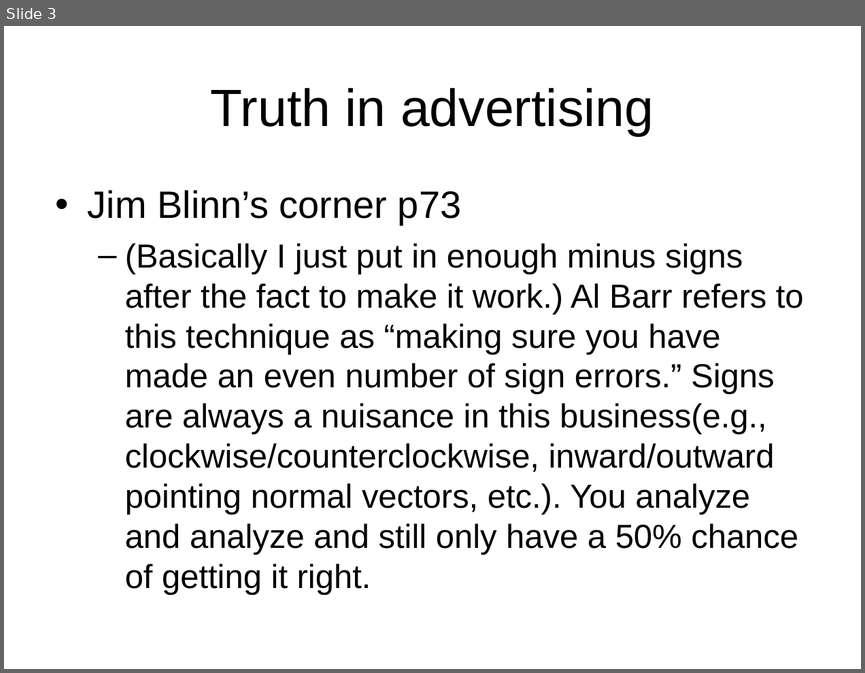
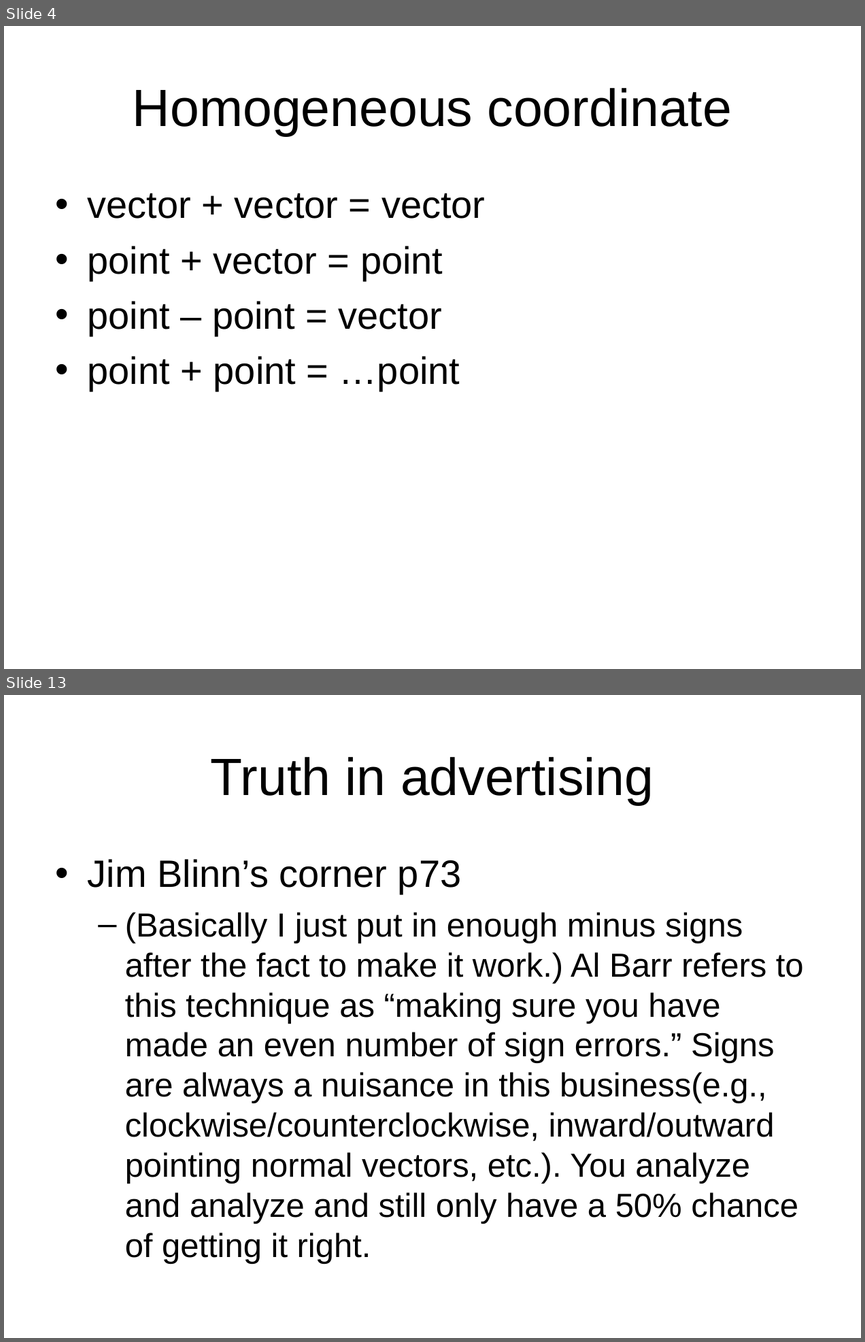
Before and after one commit to ianslayer/gpu_course, a slide deck: course3/Course3.ppt. Shown one above the other, each under a label of ours: slide 3 before the commit, slides 4 and 13 after it; the slides between them are not shown. The pictures are 865x673 and 865x1342 pixels, drawn with LibreOffice and Linux fonts; fonts in the diff are those of the drawing. Boxes give left, top, right and bottom in pixels: in the first picture for what was removed or moved away, otherwise in the second. Text is boxed around its words. In the diff, an @@ line names an element or a change of style, - is before the commit and + after.

```diff
--- a/course3/Course3.ppt
+++ b/course3/Course3.ppt
@@ slide 4 added at (x1=4, y1=26, x2=861, y2=669), background #FFFFFF @@
@@ title added at (x1=133, y1=88, x2=732, y2=136), 44 pt, text #000000 @@
+Homogeneous coordinate
@@ text added at (x1=88, y1=193, x2=485, y2=391), 32 pt, text #000000 @@
+• vector + vector = vector
+• point + vector = point
+• point – point = vector
+• point + point = …point
@@ what was slide 3 is now slide 13 @@
```
Also in this commit, not shown: 2 slides changed, 12 other slides added, 2 slides removed, 15 other files.
